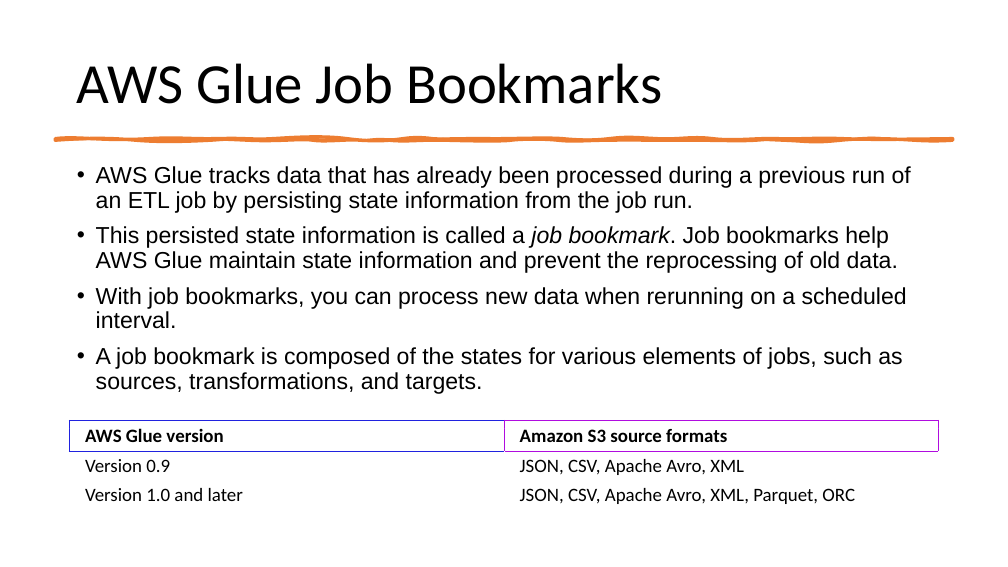
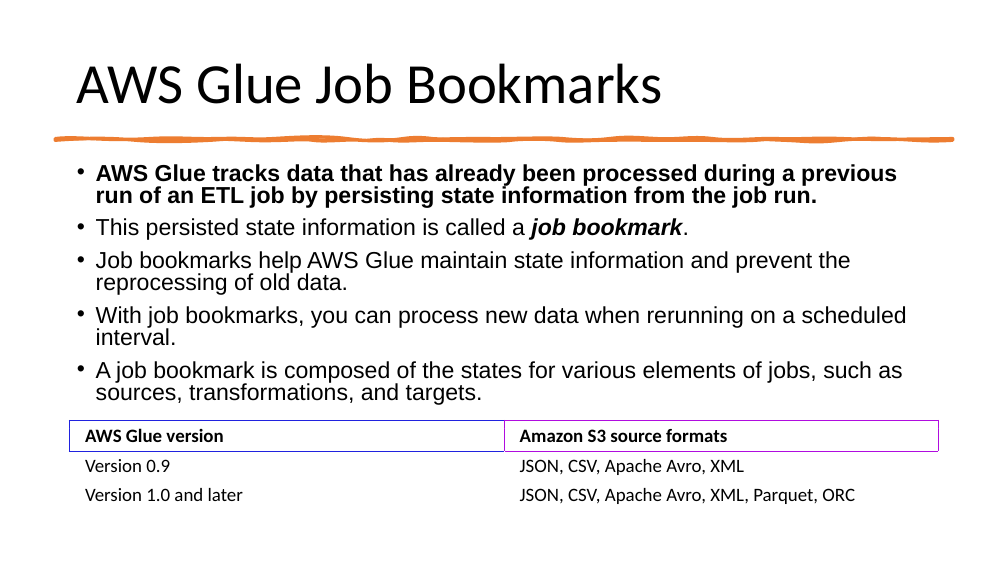
Before and after one commit to IlyaChakun/aws-iba-courses, a slide deck: slide 6 of lecture-materials/Analytics/aws_glue/aws_glue.pptx (slide 7 before the commit). Drawn at 1008x567 pixels with LibreOffice and Linux fonts; fonts in the diff are those of the drawing. Boxes give left, top, right and bottom in pixels: in the first picture for what was removed or moved away, otherwise in the second. Text is boxed around its words. In the diff, an @@ line names an element or a change of style, - is before the commit and + after.

```diff
--- a/lecture-materials/Analytics/aws_glue/aws_glue.pptx
+++ b/lecture-materials/Analytics/aws_glue/aws_glue.pptx
@@ text at [96,164,907,405]: bold on in "AWS Glue tracks data that has already ..."; line spacing 0.9 to 0.8 @@
@@ text at [96,218,851,295]: text changed @@
-• This persisted state information is called a job bookmark. Job bookmarks help AWS Glue maintain state information and prevent the reprocessing of old data.
+• This persisted state information is called a job bookmark.
+• Job bookmarks help AWS Glue maintain state information and prevent the reprocessing of old data.
```
Also in this commit, not shown: 8 other slides changed, 1 slide removed, 15 other files.
